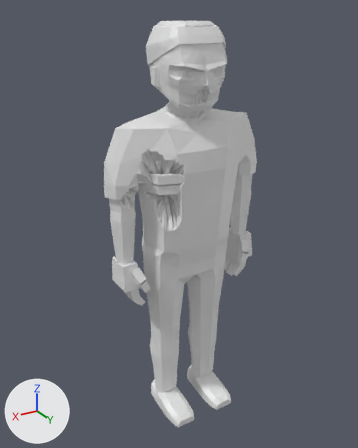
The glTF model assets/models/zombie_nurse_m_b2.glb as it was, and as the next commit left it.
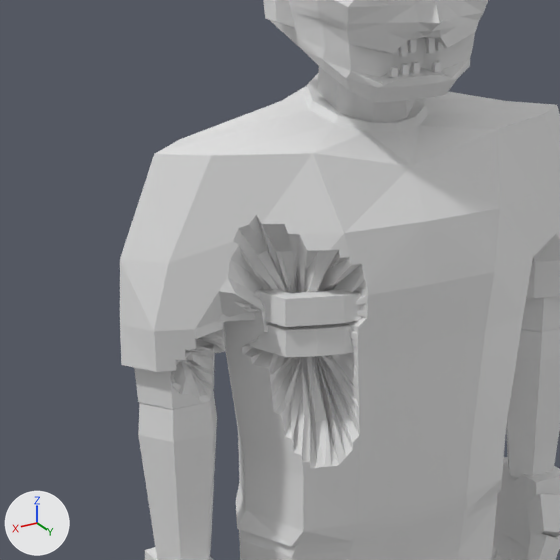
Each version is shown whole from a camera (50 mm lens) standing at (1.167, 1.887, 1.977) and looking at (0.026, -0.015, 1.026), then close up on the part from 18% to 69% of the width and 17% to 58% of the height. Every picture has the same lights, and +X, +Y and +Z are marked at lower left. The last two pictures show the newer version. Vertices at exactly the same position are counted once.

The scene before the commit, as lines of its bpy script (objects in view):
```python
me_zombie_nurse_m_b2 = bpy.data.meshes.new('zombie_nurse_m_b2')
me_zombie_nurse_m_b2.from_pydata(...)  # 2493 vertices, 4820 faces; spans x -0.41..0.41, y -0.16..0.22, z 0.0..1.94
ob_zombie_nurse_m_b2 = bpy.data.objects.new('zombie_nurse_m_b2', me_zombie_nurse_m_b2)
ob_zombie_nurse_m_b2.location = (0.0, 0.0, 0.0)
```
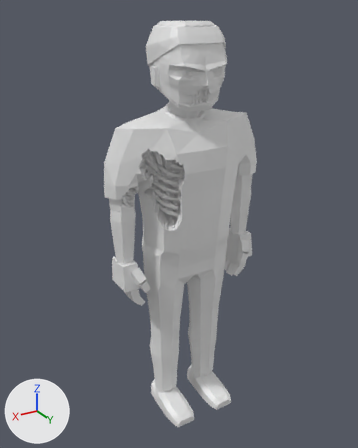
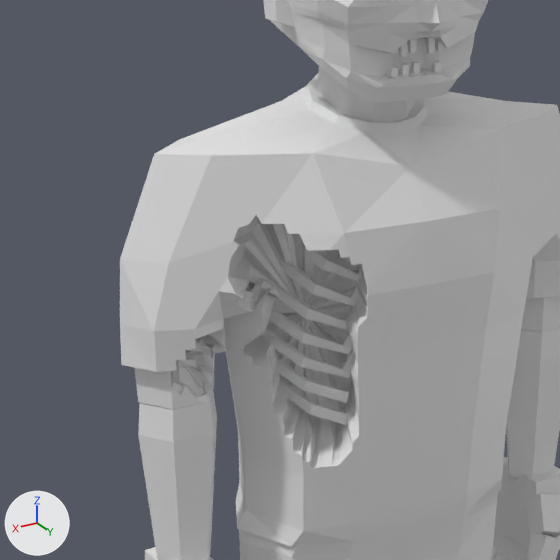
The edits, one by one:
me_zombie_nurse_m_b2 is used by ob_zombie_nurse_m_b2; location (0.0, 0.0, 0.0).
me_zombie_nurse_m_b2 had 2493 vertices, 4820 faces and spanned x -0.41..0.41, y -0.16..0.22, z 0.0..1.94.
me_zombie_nurse_m_b2 now has 2699 vertices, 5188 faces and spans x -0.41..0.41, y -0.16..0.22, z 0.0..1.94.
me_zombie_nurse_m_b2 part 1: a new loose piece of 28 vertices spanning x 0.01..0.13, y -0.09..0.1, z 1.33..1.44.
me_zombie_nurse_m_b2 part 2: a new loose piece of 28 vertices spanning x 0.01..0.16, y -0.1..0.1, z 1.25..1.38.
me_zombie_nurse_m_b2 part 3: a new loose piece of 28 vertices spanning x 0.01..0.17, y -0.1..0.1, z 1.22..1.35.
me_zombie_nurse_m_b2 part 4: a new loose piece of 24 vertices spanning x 0.02..0.18, y -0.09..0.08, z 1.15..1.26.
me_zombie_nurse_m_b2 part 5: a new loose piece of 24 vertices spanning x 0.02..0.17, y -0.09..0.09, z 1.11..1.22.
me_zombie_nurse_m_b2 part 6: 240 vertices moved from x 0.1..0.36, y -0.03..0.13, z 1.12..1.39 to x 0.04..0.37, y -0.08..0.11, z 1.08..1.44; 131 vertices removed from x 0.04..0.36, y -0.12..0.15, z 1.14..1.36; 161 vertices added at x 0.01..0.38, y -0.1..0.11, z 0.92..1.47.
Other edits to the shape of me_zombie_nurse_m_b2 do not show in these pictures.

Location of each change, [x1, y1, x2, y2] in pixels of the close-ups (560 x 560 px; the box of a moved part takes in the faces that stretch with it):
part 1 of me_zombie_nurse_m_b2, added
    after: [303, 243, 362, 281]
part 2 of me_zombie_nurse_m_b2, added
    after: [273, 282, 354, 329]
part 3 of me_zombie_nurse_m_b2, added
    after: [270, 308, 352, 354]
part 4 of me_zombie_nurse_m_b2, added
    after: [276, 358, 349, 403]
part 5 of me_zombie_nurse_m_b2, added
    after: [279, 380, 349, 425]
part 6 of me_zombie_nurse_m_b2, moved or reshaped
    before: [170, 215, 367, 468]
    after: [164, 215, 367, 468]
